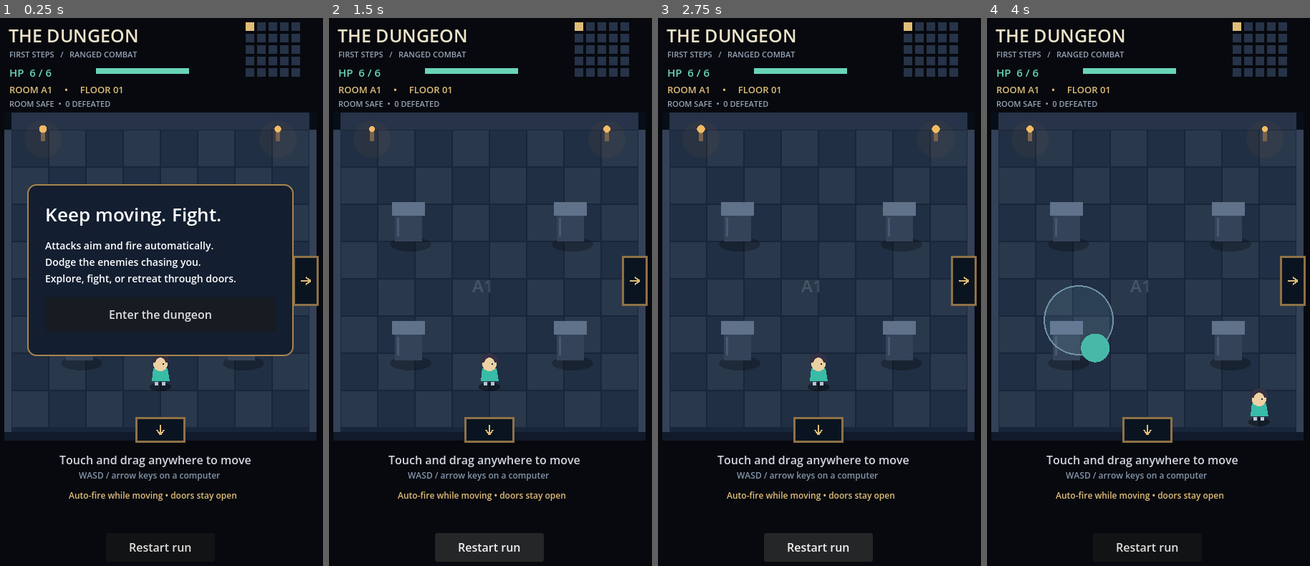
Above: before the commit, frames 1-4 (left to right).
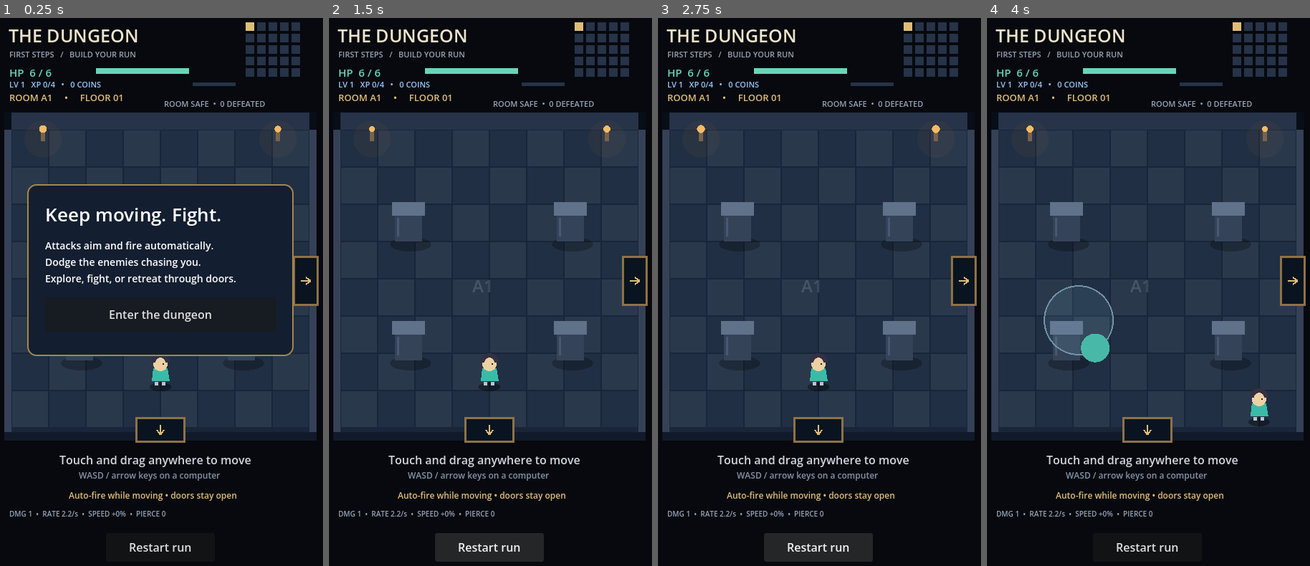
Above: after the commit, the same moments.

Repository: gabrieldragoscalin-hash/novels
Game: Godot game, scene res://scenes/room.tscn
Two runs of this game, one before a commit and one after it. Both use one fixed random seed, a clock stepped at 60 frames per second and the inputs below.
Inputs (mouse positions are in pixels of both pictures, inside the frame that each line leads up to):
- Up to frame 1 (0.25 s): no input
- Up to frame 2 (1.5 s): click "Restart run" at 0.5 s; click "Restart run" at 1.25 s
- Up to frame 3 (2.75 s): click "Restart run" at 2 s
- Up to frame 4 (4 s): tap Enter at 2.75 s; move the mouse to (1222, 264) at 2.77 s; hold D 2.78-3.5 s; click (1222, 264) at 2.92 s; drag from (1077, 319) to (1129, 407) at 3.52 s

The runs differ from the first frame. In frame 1, 1.2% of the frame differs, in the area x 3-83%, y 6-91%; in frame 2, 1.2%; in frame 3, 1.2%; in frame 4, 1.2%.

Commit message:
Add XP pickups, level-up rewards, and run upgrades

Diff:
--- a/scripts/combat.gd
+++ b/scripts/combat.gd
@@ -1,10 +1,13 @@
 extends RefCounted
 ## Pure encounter state, shared with room storage; no enemy respawns on re-entry.
+const Progression = preload("res://scripts/progression.gd")
 const ENEMY_HP := 3
 const ENEMY_SPEED := 67.0
 const FIRE_INTERVAL := 0.45
 const BULLET_SPEED := 390.0
 const MAX_HEALTH := 6
+var progression = Progression.new()
+var pickups: Array = []
 var health := MAX_HEALTH
 var hurt_time := 0.0
 var grace_time := 0.0
@@ -36,6 +39,8 @@
 	fire_time = 0.15
 	grace_time = 0.7
 	enemies = state["enemies"]
+	if not state.has("pickups"): state["pickups"] = []
+	pickups = state["pickups"]
 	# Keep doorway arrivals safe without healing or resurrecting enemies.
 	for enemy in enemies:
 		if enemy["hp"] <= 0: continue
@@ -80,7 +85,7 @@
 	return cell
 
 func tick(delta: float, player: Vector2) -> void:
-	if health <= 0: return
+	if health <= 0 or progression.pending > 0: return
 	hurt_time = maxf(0, hurt_time - delta)
 	grace_time = maxf(0, grace_time - delta)
 	fire_time -= delta
@@ -97,10 +102,12 @@
 			target = enemy
 			closest = distance
 	if not target.is_empty() and fire_time <= 0:
-		bullets.append({"pos": player, "velocity": player.direction_to(target["pos"]) * BULLET_SPEED, "life": 1.6})
-		fire_time = FIRE_INTERVAL
+		bullets.append({"pos": player, "velocity": player.direction_to(target["pos"]) * BULLET_SPEED, "life": 1.6, "hits": [], "remaining": 1 + progression.ranks["piercing"]})
+		fire_time = progression.fire_interval()
 	# Small swept steps prevent projectiles skipping walls or enemies on slow frames.
 	for bullet in bullets:
+		if not bullet.has("hits"): bullet["hits"] = []
+		if not bullet.has("remaining"): bullet["remaining"] = 1
 		bullet["life"] -= delta
 		var motion: Vector2 = bullet["velocity"] * delta
 		var steps := maxi(1, int(ceil(motion.length() / 5.0)))
@@ -111,17 +118,24 @@
 				break
 			bullet["pos"] = next
 			var hit := false
-			for enemy in enemies:
-				if enemy["hp"] > 0 and next.distance_to(enemy["pos"]) <= 17:
-					enemy["hp"] -= 1
+			for enemy_index in range(enemies.size()):
+				var enemy: Dictionary = enemies[enemy_index]
+				if enemy["hp"] > 0 and not bullet["hits"].has(enemy_index) and next.distance_to(enemy["pos"]) <= 17:
+					enemy["hp"] -= progression.damage()
 					enemy["flash"] = 0.13
-					bullet["life"] = 0
+					bullet["hits"].append(enemy_index)
+					bullet["remaining"] -= 1
+					if bullet["remaining"] <= 0: bullet["life"] = 0
 					impacts.append({"pos": next, "life": 0.22})
-					if enemy["hp"] <= 0: kills += 1
-					hit = true
+					if enemy["hp"] <= 0:
+						kills += 1
+						pickups.append({"pos": enemy["pos"], "amount": 2})
+					hit = bullet["life"] <= 0
 					break
 			if hit: break
 	bullets = bullets.filter(func(bullet): return bullet["life"] > 0)
+	_collect_xp(delta, player)
+	if progression.pending > 0: return
 	for enemy in enemies:
 		if enemy["hp"] <= 0: continue
 		enemy["repath"] -= delta
@@ -145,3 +159,21 @@
 	for enemy in enemies:
 		if enemy["hp"] > 0: count += 1
 	return count
+
+func _collect_xp(delta: float, player: Vector2) -> void:
+	for i in range(pickups.size() - 1, -1, -1):
+		var pickup: Dictionary = pickups[i]
+		var distance: float = pickup["pos"].distance_to(player)
+		if distance <= 110 and not wall_between(pickup["pos"], player):
+			pickup["pos"] = pickup["pos"].move_toward(player, 240 * delta)
+		if pickup["pos"].distance_to(player) <= 20:
+			var amount: int = pickup["amount"]
+			pickups.remove_at(i)
+			progression.add_xp(amount)
+			if progression.pending > 0: return
+
+func apply_choice(index: int) -> bool:
+	var choice: String = progression.choose(index)
+	if choice.is_empty(): return false
+	if choice == "health": health = mini(health + 2, progression.max_health())
+	return true
--- a/scripts/dungeon.gd
+++ b/scripts/dungeon.gd
@@ -13,7 +13,7 @@
 				var spawns := [Vector2(240, 270), Vector2(192, 385), Vector2(288, 385)]
 				for i in range(1 + (x + y) % 3):
 					enemies.append({"pos": spawns[i], "hp": 3, "flash": 0.0, "repath": 0.0, "path": PackedVector2Array()})
-			rooms[Vector2i(x, y)] = {"visits": 0, "enemies": enemies}
+			rooms[Vector2i(x, y)] = {"visits": 0, "enemies": enemies, "pickups": []}
 	enter(current)
 
 func contains(cell: Vector2i) -> bool:
--- /dev/null
+++ b/scripts/progression.gd
@@ -0,0 +1,70 @@
+extends RefCounted
+## All values belong to one run. Upgrade offers are generated once per level.
+const UPGRADES := {
+	"damage": ["Heavy bolts", "+1 damage per shot"],
+	"attack_speed": ["Quick draw", "Fire 15% faster"],
+	"movement": ["Light feet", "+10% movement speed"],
+	"piercing": ["Piercing bolts", "Pass through 1 additional enemy"],
+	"health": ["Vitality", "+2 max HP and heal 2 HP"]
+}
+var level := 1
+var xp := 0
+var coins := 0
+var pending := 0
+var ranks: Dictionary = {"damage": 0, "attack_speed": 0, "movement": 0, "piercing": 0, "health": 0}
+var offers: Array[String] = []
+var rng := RandomNumberGenerator.new()
+
+func _init() -> void:
+	rng.randomize()
+
+func required_xp() -> int:
+	return 4 + (level - 1) * 2
+
+func add_xp(amount: int) -> void:
+	if amount <= 0: return
+	xp += amount
+	while xp >= required_xp():
+		xp -= required_xp()
+		level += 1
+		pending += 1
+	if pending > 0 and offers.is_empty(): _roll_offers()
+
+func _roll_offers() -> void:
+	var pool: Array[String] = []
+	for id in UPGRADES:
+		if id == "piercing" and ranks[id] >= 5: continue
+		if id == "movement" and ranks[id] >= 5: continue
+		if id == "attack_speed" and ranks[id] >= 8: continue
+		pool.append(id)
+	offers.clear()
+	for i in range(2):
+		var index := rng.randi_range(0, pool.size() - 1)
+		offers.append(pool[index])
+		pool.remove_at(index)
+	offers.append("coins")
+
+func coin_reward() -> int:
+	return 20
+
+func choose(index: int) -> String:
+	if pending <= 0 or index < 0 or index >= offers.size(): return ""
+	var id := offers[index]
+	if id == "coins": coins += coin_reward()
+	else: ranks[id] += 1
+	pending -= 1
+	offers.clear()
+	if pending > 0: _roll_offers()
+	return id
+
+func damage() -> int:
+	return 1 + ranks["damage"]
+
+func fire_interval() -> float:
+	return 0.45 / pow(1.15, ranks["attack_speed"])
+
+func movement_multiplier() -> float:
+	return 1.0 + ranks["movement"] * 0.1
+
+func max_health() -> int:
+	return 6 + ranks["health"] * 2
--- a/scripts/room.gd
+++ b/scripts/room.gd
@@ -10,6 +10,11 @@
 var dungeon = DungeonState.new()
 var combat = CombatState.new(FLOOR, PILLARS)
 var death_panel: PanelContainer
+var level_panel: Panel
+var level_title: Label
+var card_buttons: Array[Button] = []
+var xp_label: Label
+var build_label: Label
 var health_label: Label
 var encounter_label: Label
 var focused := true
@@ -44,10 +49,12 @@
 	root.mouse_filter = Control.MOUSE_FILTER_IGNORE
 	ui.add_child(root)
 	_label(root, "THE DUNGEON", Vector2(28, 25), 25, Color("eee5cc"))
-	_label(root, "FIRST STEPS   /   RANGED COMBAT", Vector2(29, 61), 11, Color("96a3b6"))
+	_label(root, "FIRST STEPS   /   BUILD YOUR RUN", Vector2(29, 61), 11, Color("96a3b6"))
 	health_label = _label(root, "HP  6 / 6", Vector2(29, 83), 15, Color("69d4b8"))
-	encounter_label = _label(root, "", Vector2(29, 130), 11, Color("96a3b6"))
-	status_label = _label(root, "ROOM A1     •     FLOOR 01", Vector2(29, 109), 13, Color("dfbd78"))
+	encounter_label = _label(root, "", Vector2(245, 130), 11, Color("96a3b6"))
+	xp_label = _label(root, "", Vector2(29, 103), 11, Color("96c9ff"))
+	build_label = _label(root, "", Vector2(29, 703), 10, Color("96a3b6"))
+	status_label = _label(root, "ROOM A1     •     FLOOR 01", Vector2(29, 120), 13, Color("dfbd78"))
 	_label(root, "Touch and drag anywhere to move", Vector2(99, 623), 16, Color("d2d7df"))
 	_label(root, "WASD / arrow keys on a computer", Vector2(126, 648), 12, Color("8594aa"))
 	_label(root, "Auto-fire while moving • doors stay open", Vector2(112, 676), 12, Color("dfbd78"))
@@ -100,7 +107,7 @@
 	death_title.add_theme_font_size_override("font_size", 24)
 	death_box.add_child(death_title)
 	var death_text := Label.new()
-	death_text.text = "Try again. Keep moving to dodge.\nThe hub and progression come later."
+	death_text.text = "Try again. Keep moving to dodge.\nRun upgrades reset. The hub comes later."
 	death_text.add_theme_font_size_override("font_size", 14)
 	death_box.add_child(death_text)
 	var retry := Button.new()
@@ -110,6 +117,23 @@
 	death_box.add_child(retry)
 	root.add_child(death_panel)
 	death_panel.hide()
+	level_panel = Panel.new()
+	level_panel.position = Vector2(40, 210)
+	level_panel.size = Vector2(400, 370)
+	level_panel.add_theme_stylebox_override("panel", style)
+	level_title = _label(level_panel, "LEVEL UP", Vector2(24, 20), 25, Color("dfbd78"))
+	_label(level_panel, "Choose one. Combat is paused.", Vector2(24, 58), 14, Color("d2d7df"))
+	for index in range(3):
+		var card := Button.new()
+		card.position = Vector2(24, 100 + index * 78)
+		card.size = Vector2(352, 64)
+		card.add_theme_font_size_override("font_size", 15)
+		card.pressed.connect(_choose_upgrade.bind(index))
+		level_panel.add_child(card)
+		card_buttons.append(card)
+	_label(level_panel, "One choice per level • lasts this run", Vector2(24, 342), 12, Color("96a3b6"))
+	root.add_child(level_panel)
+	level_panel.hide()
 	var overlay := CanvasLayer.new()
 	overlay.layer = 10
 	add_child(overlay)
@@ -140,6 +164,7 @@
 	reset_player()
 	combat.enter(dungeon.rooms[dungeon.current], player)
 	death_panel.hide()
+	level_panel.hide()
 	_update_room_label()
 	start_game()
 
@@ -163,7 +188,7 @@
 		focused = true
 
 func _input(event: InputEvent) -> void:
-	if not active:
+	if not active or combat.progression.pending > 0:
 		return
 	if event is InputEventScreenTouch:
 		if event.pressed and not transitioning and pointer == -1 and not pointer_mouse and _is_control_area(event.position):
@@ -193,7 +218,7 @@
 
 func _physics_process(delta: float) -> void:
 	clock += delta
-	if active and not transitioning and focused:
+	if active and not transitioning and focused and combat.progression.pending == 0:
 		var direction := Vector2.ZERO
 		if Input.is_physical_key_pressed(KEY_A) or Input.is_physical_key_pressed(KEY_LEFT): direction.x -= 1
 		if Input.is_physical_key_pressed(KEY_D) or Input.is_physical_key_pressed(KEY_RIGHT): direction.x += 1
@@ -202,9 +227,10 @@
 		if pointer != -1 or pointer_mouse:
 			direction += (stick_position - stick_origin).limit_length(45.0) / 45.0
 		if direction.length() > 0.08:
-			move_player(direction.limit_length(1.0) * SPEED * delta)
+			move_player(direction.limit_length(1.0) * SPEED * combat.progression.movement_multiplier() * delta)
 		if not transitioning:
 			combat.tick(delta, player)
+			if combat.progression.pending > 0: _show_level_up()
 			if combat.health <= 0:
 				active = false
 				_release_stick()
@@ -213,7 +239,7 @@
 	queue_redraw()
 
 func move_player(motion: Vector2) -> void:
-	if transitioning: return
+	if transitioning or combat.progression.pending > 0: return
 	var old := player
 	# Substeps prevent tunnelling through pillars during frame stalls.
 	var steps := maxi(1, int(ceil(motion.length() / 5.0)))
@@ -228,7 +254,7 @@
 	_check_door(motion)
 
 func _check_door(motion: Vector2) -> void:
-	if not active: return
+	if not active or combat.progression.pending > 0: return
 	var direction := Vector2i.ZERO
 	if absf(player.x - 240) <= 28:
 		if player.y <= 186.1 and motion.y < 0: direction = Vector2i.UP
@@ -240,7 +266,7 @@
 		_transition_to(direction)
 
 func _transition_to(direction: Vector2i) -> void:
-	if transitioning or not dungeon.contains(dungeon.current + direction): return
+	if transitioning or combat.progression.pending > 0 or not dungeon.contains(dungeon.current + direction): return
 	transitioning = true
 	var tween := create_tween()
 	tween.tween_property(fade, "color:a", 1.0, 0.12)
@@ -263,8 +289,10 @@
 	status_label.text = "ROOM %s     •     FLOOR 01" % dungeon.room_name()
 
 func _update_combat_labels() -> void:
-	health_label.text = "HP  %d / %d" % [combat.health, combat.MAX_HEALTH]
+	health_label.text = "HP  %d / %d" % [combat.health, combat.progression.max_health()]
 	health_label.modulate = Color("ff8b83") if combat.hurt_time > 0.7 else Color.WHITE
+	xp_label.text = "LV %d   XP %d/%d   •   %d COINS" % [combat.progression.level, combat.progression.xp, combat.progression.required_xp(), combat.progression.coins]
+	build_label.text = "DMG %d  •  RATE %.1f/s  •  SPEED +%d%%  •  PIERCE %d" % [combat.progression.damage(), 1.0 / combat.progression.fire_interval(), combat.progression.ranks["movement"] * 10, combat.progression.ranks["piercing"]]
 	var alive: int = combat.alive_count()
 	encounter_label.text = "%d ENEMIES  •  %d DEFEATED" % [alive, combat.kills] if alive > 0 else "ROOM SAFE  •  %d DEFEATED" % combat.kills
 
@@ -294,12 +322,18 @@
 			_draw_door(direction)
 	_draw_minimap()
 	draw_rect(Rect2(150, 88, 130, 8), Color("263348"))
-	draw_rect(Rect2(150, 88, 130.0 * combat.health / combat.MAX_HEALTH, 8), Color("69d4b8"))
+	draw_rect(Rect2(150, 88, 130.0 * combat.health / combat.progression.max_health(), 8), Color("69d4b8"))
+	draw_rect(Rect2(285, 108, 60, 5), Color("263348"))
+	draw_rect(Rect2(285, 108, 60.0 * combat.progression.xp / combat.progression.required_xp(), 5), Color("96c9ff"))
 	draw_string(font, Vector2(216, 401), dungeon.room_name(), HORIZONTAL_ALIGNMENT_LEFT, -1, 24, Color(0.8, 0.85, 0.9, 0.18))
 	for x in [76, 404]:
 		draw_circle(Vector2(x, 187), 26, Color(0.95, 0.55, 0.2, 0.045))
 		draw_rect(Rect2(x - 3, 175, 6, 15), Color("78634d"))
 		draw_circle(Vector2(x, 173), 5 + sin(clock * 7 + x) * 0.7, Color("f4bb63"))
+	for pickup in combat.pickups:
+		var pos: Vector2 = pickup["pos"]
+		draw_circle(pos, 10, Color(0.4, 0.7, 1, 0.12))
+		draw_colored_polygon(PackedVector2Array([pos + Vector2(0, -7), pos + Vector2(5, 0), pos + Vector2(0, 7), pos + Vector2(-5, 0)]), Color("96c9ff"))
 	var actors: Array = []
 	for pillar in PILLARS: actors.append({"y": pillar.end.y, "pillar": pillar})
 	actors.append({"y": player.y, "player": true})
@@ -378,3 +412,25 @@
 	for x in [-5, 5]: draw_circle(pos + Vector2(x, -16), 2.5, Color("ffeaa4"))
 	draw_rect(Rect2(pos + Vector2(-17, -43), Vector2(34, 4)), Color("111a29"))
 	draw_rect(Rect2(pos + Vector2(-17, -43), Vector2(34.0 * enemy["hp"] / 3.0, 4)), Color("ed8392"))
+
+func _show_level_up() -> void:
+	_release_stick()
+	level_title.text = "LEVEL %d — CHOOSE A REWARD" % combat.progression.level
+	level_title.add_theme_font_size_override("font_size", 19)
+	for index in range(3):
+		var id: String = combat.progression.offers[index]
+		if id == "coins":
+			card_buttons[index].text = "+%d coins\nSave currency instead of an upgrade" % combat.progression.coin_reward()
+		else:
+			var info: Array = combat.progression.UPGRADES[id]
+			card_buttons[index].text = "%s\n%s" % [info[0], info[1]]
+	level_panel.show()
+
+func _choose_upgrade(index: int) -> void:
+	if not level_panel.visible or not combat.apply_choice(index): return
+	_release_stick()
+	if combat.progression.pending > 0: _show_level_up()
+	else:
+		level_panel.hide()
+		combat.grace_time = maxf(combat.grace_time, 0.5)
+	_update_combat_labels()
--- /dev/null
+++ b/tests/progression_smoke.gd
@@ -0,0 +1,82 @@
+extends SceneTree
+const Progression = preload("res://scripts/progression.gd")
+const Combat = preload("res://scripts/combat.gd")
+const Dungeon = preload("res://scripts/dungeon.gd")
+const BOUNDS := Rect2(32, 174, 416, 422)
+
+func _initialize() -> void:
+	call_deferred("run")
+
+func run() -> void:
+	var p = Progression.new()
+	p.add_xp(3)
+	assert(p.level == 1 and p.xp == 3 and p.pending == 0)
+	p.add_xp(3)
+	assert(p.level == 2 and p.xp == 2 and p.pending == 1)
+	assert(p.offers.size() == 3 and p.offers[0] != p.offers[1] and p.offers[2] == "coins")
+	var rolled = p.offers.duplicate()
+	p.add_xp(0)
+	assert(p.offers == rolled, "Offers must not reroll before selection")
+	assert(p.choose(-1) == "" and p.pending == 1)
+	assert(p.choose(2) == "coins" and p.coins == 20 and p.pending == 0)
+	assert(p.choose(2) == "", "Reward cannot be claimed twice")
+	p.add_xp(12)
+	assert(p.level == 4 and p.pending == 2 and p.xp == 0, "Overflow XP queues every earned choice")
+	p.choose(0)
+	assert(p.pending == 1 and p.offers.size() == 3)
+	p.choose(0)
+	assert(p.pending == 0)
+
+	var combat = Combat.new(BOUNDS, [])
+	var state := {"enemies": [], "pickups": [{"pos": Vector2(240, 530), "amount": 4}]}
+	combat.enter(state, Vector2(240, 530))
+	combat.tick(1.0 / 60, Vector2(240, 530))
+	assert(state["pickups"].is_empty() and combat.progression.pending == 1)
+	combat.enemies.append({"pos": Vector2(240, 530), "hp": 3, "flash": 0.0, "repath": 0.0, "path": PackedVector2Array()})
+	combat.hurt_time = 0
+	combat.grace_time = 0
+	combat.tick(10, Vector2(240, 530))
+	assert(combat.health == 6 and combat.enemies[0]["hp"] == 3, "Combat must freeze while choosing")
+	combat.progression.offers.assign(["damage", "health", "coins"])
+	assert(combat.apply_choice(0) and combat.progression.damage() == 2)
+	combat.progression.add_xp(combat.progression.required_xp())
+	combat.progression.offers.assign(["health", "damage", "coins"])
+	combat.health = 3
+	combat.apply_choice(0)
+	assert(combat.health == 5 and combat.progression.max_health() == 8)
+
+	var dungeon = Dungeon.new()
+	combat.enter(dungeon.rooms[Vector2i.ZERO], Vector2(240, 530))
+	combat.pickups.append({"pos": Vector2(240, 270), "amount": 2})
+	combat.enter(dungeon.rooms[Vector2i(1, 0)], Vector2(72, 385))
+	assert(combat.progression.damage() == 2, "Upgrades must survive room travel")
+	combat.enter(dungeon.rooms[Vector2i.ZERO], Vector2(240, 530))
+	assert(combat.pickups.size() == 1, "Uncollected XP must survive revisits")
+
+	# A piercing shot can hit two targets, but never the same target twice.
+	combat = Combat.new(BOUNDS, [])
+	combat.progression.ranks["piercing"] = 1
+	state = {"enemies": [], "pickups": []}
+	for y in [400, 360]:
+		state["enemies"].append({"pos": Vector2(240, y), "hp": 3, "flash": 0.0, "repath": 999.0, "path": PackedVector2Array()})
+	combat.enter(state, Vector2(240, 530))
+	combat.fire_time = 0
+	combat.tick(0.5, Vector2(240, 530))
+	assert(state["enemies"][0]["hp"] == 2 and state["enemies"][1]["hp"] == 2)
+
+	var room = load("res://scenes/room.tscn").instantiate()
+	root.add_child(room)
+	room.start_game()
+	room.combat.progression.add_xp(4)
+	room._show_level_up()
+	var pos: Vector2 = room.player
+	room.move_player(Vector2(0, -50))
+	assert(room.player == pos and room.level_panel.visible, "Choice overlay must freeze movement")
+	room._choose_upgrade(2)
+	assert(not room.level_panel.visible and room.combat.progression.coins == 20)
+	room.restart_run()
+	assert(room.combat.progression.level == 1 and room.combat.progression.coins == 0 and room.combat.progression.damage() == 1)
+	assert(not room.level_panel.visible)
+	print("PASS: XP thresholds, overflow, distinct stable offers, coins, upgrades, pause, piercing, persistence, restart")
+	room.queue_free()
+	quit(0)
Not shown, added: scripts/progression.gd.uid
Not shown, added: tests/progression_smoke.gd.uid
Not shown, changed: GAME_DESIGN.md
